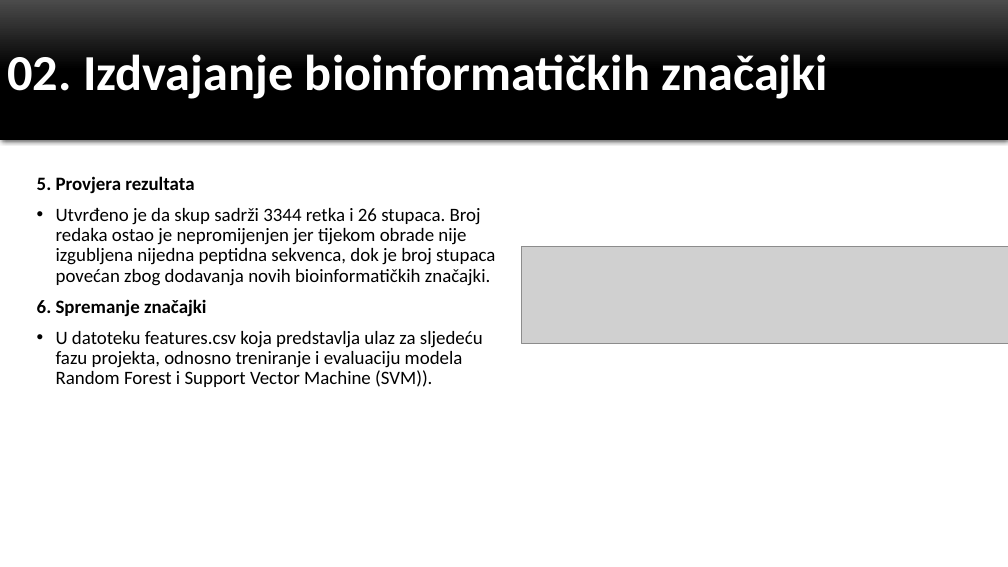
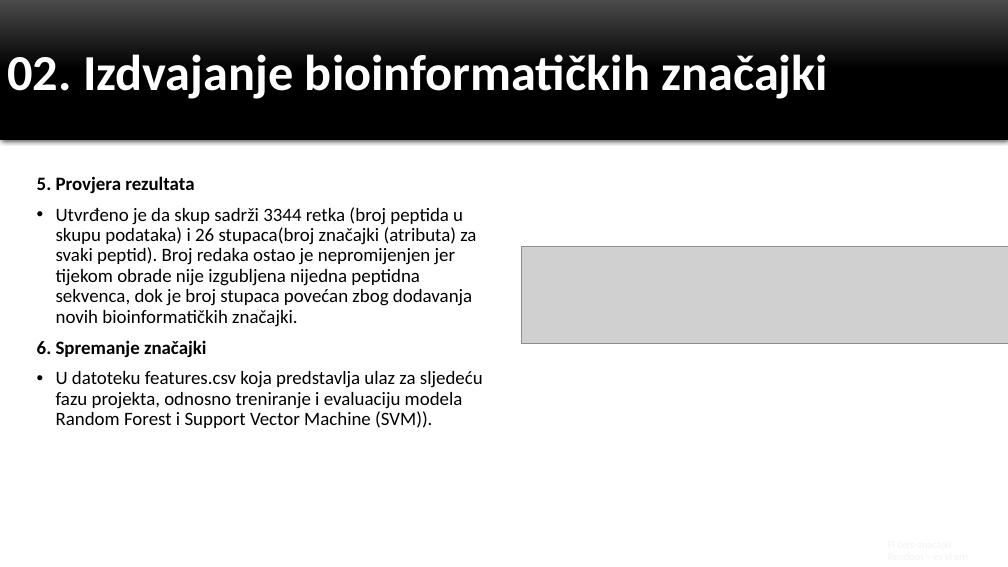
Before and after one commit to aljubic1/bioinformatika_projekt_alj, a slide deck: slide 12 of Klasifikacija antimikrobnih peptida.pptx. Drawn at 1008x567 pixels with LibreOffice and Linux fonts; fonts in the diff are those of the drawing; grey boxes stand for pictures. Boxes give left, top, right and bottom in pixels: in the first picture for what was removed or moved away, otherwise in the second. Text is boxed around its words. In the diff, an @@ line names an element or a change of style, - is before the commit and + after.

```diff
--- a/Klasifikacija antimikrobnih peptida.pptx
+++ b/Klasifikacija antimikrobnih peptida.pptx
@@ text at box(56, 207, 476, 327): text changed @@
-• Utvrđeno je da skup sadrži 3344 retka i 26 stupaca. Broj redaka ostao je nepromijenjen jer tijekom obrade nije izgubljena nijedna peptidna sekvenca, dok je broj stupaca povećan zbog dodavanja novih bioinformatičkih značajki.
+• Utvrđeno je da skup sadrži 3344 retka (broj peptida u skupu podataka) i 26 stupaca(broj značajki (atributa) za svaki peptid). Broj redaka ostao je nepromijenjen jer tijekom obrade nije izgubljena nijedna peptidna sekvenca, dok je broj stupaca povećan zbog dodavanja novih bioinformatičkih značajki.
```
Also in this commit, not shown: 7 other slides changed.
